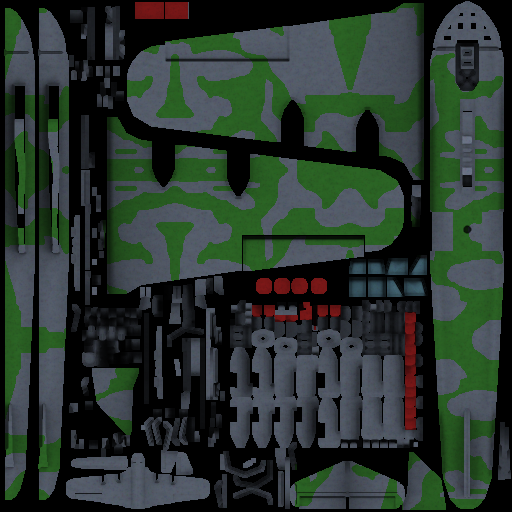
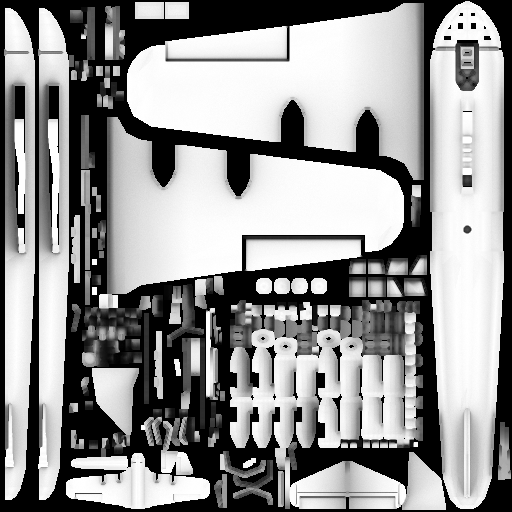
Two versions of the same layered image (512 × 512). Layer-by-layer changes:
added layer "Pasted Layer" above "Clipboard#1" over [4, 1, 511, 510]
painted on "Clipboard" over [4, 1, 511, 510]
added layer "Details" (multiply) above "Noise" over [106, 43, 424, 253]
